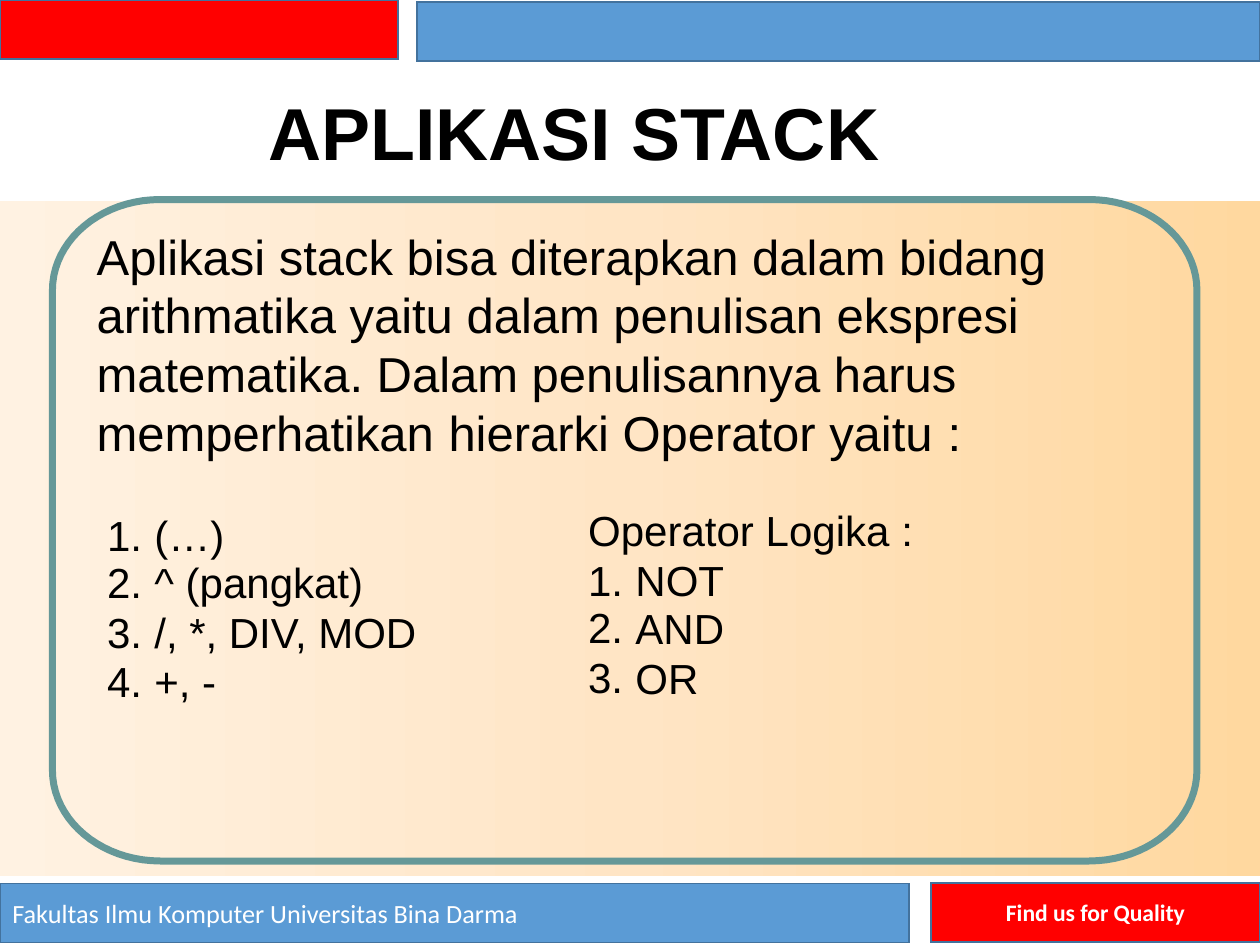
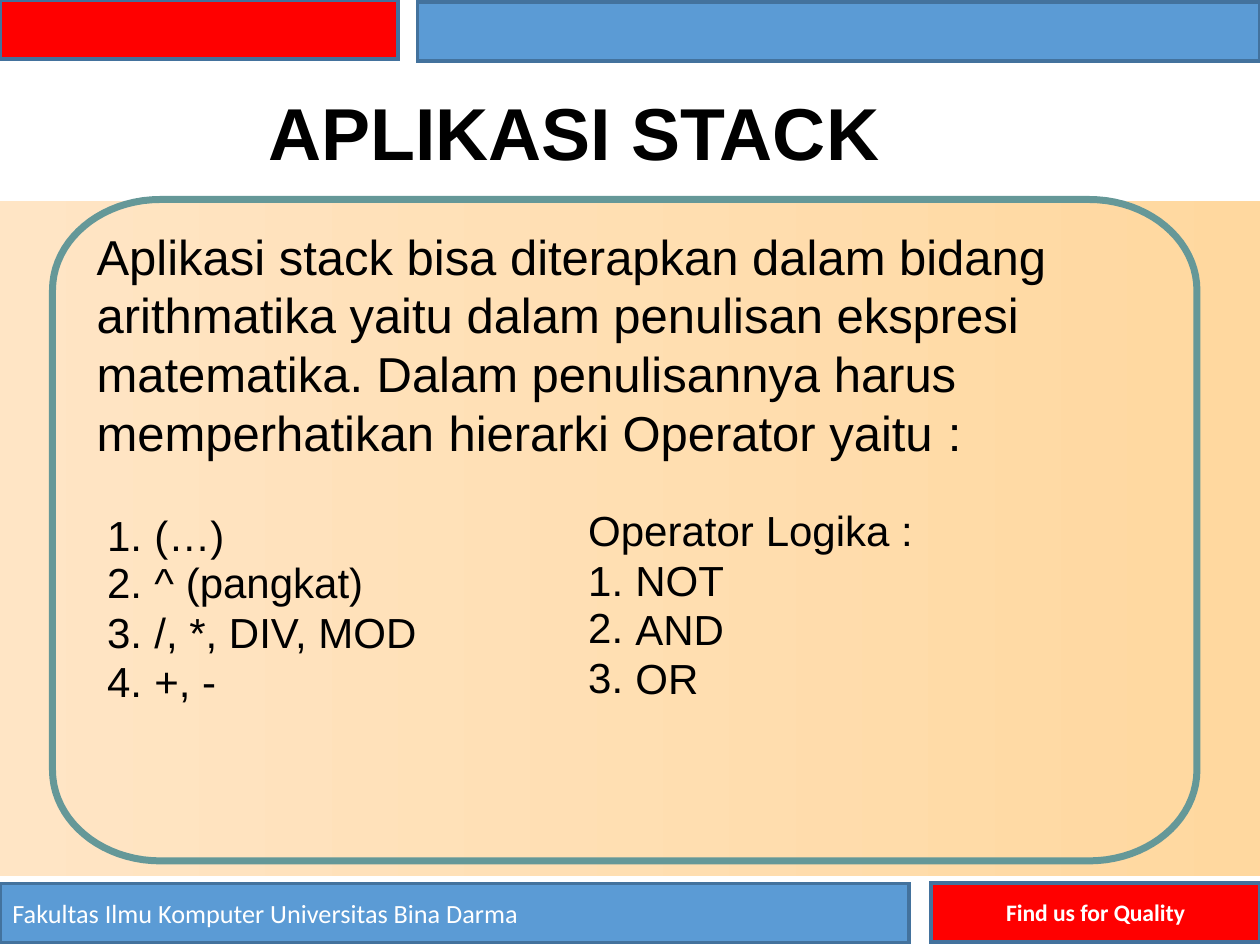
Before and after one commit to ekovegeance-com/docs, a slide deck: slide 10 of Semester 2/Struktur data dan Algoritma lanjutan/SD4-STACK (Tumpukan).pptx. Drawn at 1260x945 pixels with LibreOffice and Linux fonts; fonts in the diff are those of the drawing; background and template pictures are left out. Boxes give left, top, right and bottom in pixels: in the first picture for what was removed or moved away, otherwise in the second. Text is boxed around its words. In the diff, an @@ line names an element or a change of style, - is before the commit and + after.

```diff
--- a/Semester 2/Struktur data dan Algoritma lanjutan/SD4-STACK (Tumpukan).pptx
+++ b/Semester 2/Struktur data dan Algoritma lanjutan/SD4-STACK (Tumpukan).pptx
@@ rectangle at <box>417,3,1260,62</box>: outline #43739E 1 pt to #43729D 2 pt @@
@@ rectangle at <box>0,202,1260,877</box>: fill gradient #FFD8A0 to #FFE6C5 to #FFF2E3 to gradient #FFD89F to #FFE5C5 @@
@@ freeform shape at <box>53,199,1197,861</box>: outline redrawn @@
@@ text at <box>97,297,1019,402</box>: line spacing 1 to 1 @@
@@ text "Operator" at <box>588,516,754,554</box>: line spacing 25.6pt to 25.5pt @@
@@ text "Logika" at <box>766,515,890,554</box>: line spacing 25.6pt to 25.5pt @@
@@ line spacing 25.6pt to 25.5pt; line spacing 0.96 to 0.95 in 3 elements at <box>107,522,142,697</box>, <box>186,567,416,654</box>, <box>588,567,623,694</box> @@
@@ text "NOT" at <box>635,566,724,695</box>: line spacing 25.6pt to 25.5pt; line spacing 1 to 0.99 @@
```
Also in this commit, not shown: 28 other slides changed, 2 other files.
